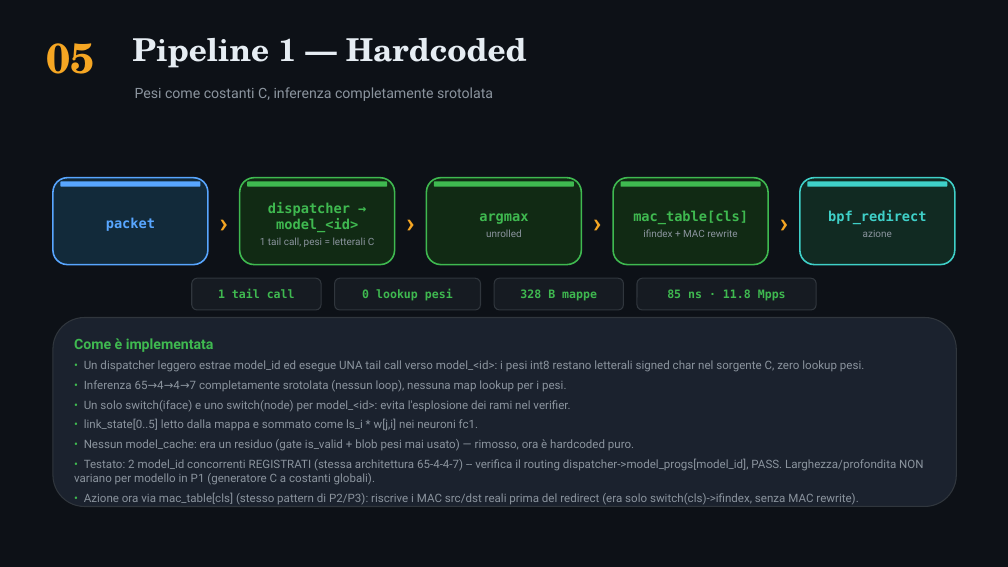
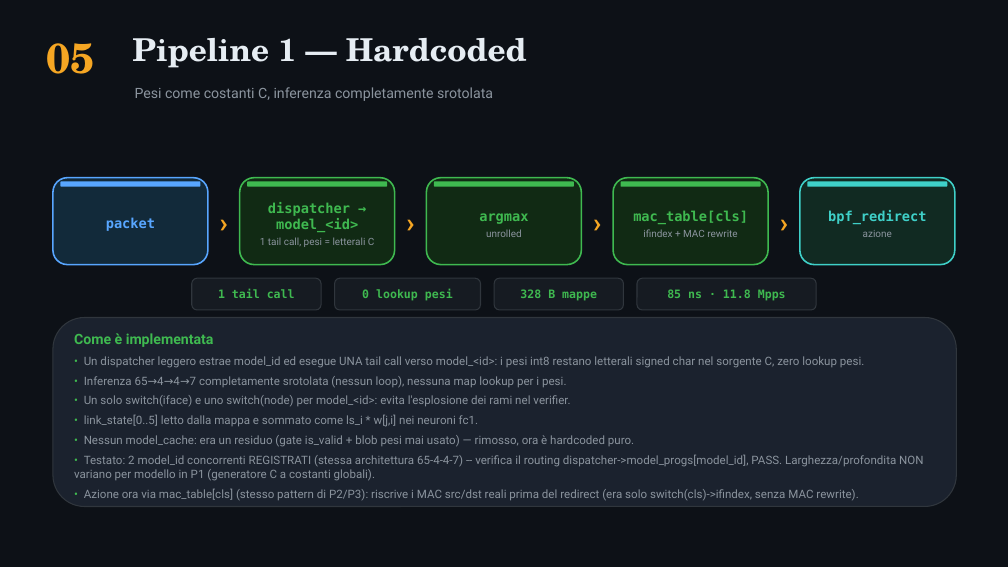
Before and after one commit to ettore-cantile/ipa_lab, a slide deck: slide 6 of docs/IPA_eBPF_pipelines.pptx. Drawn at 1008x567 pixels with LibreOffice and Linux fonts; fonts in the diff are those of the drawing. Boxes give left, top, right and bottom in pixels: in the first picture for what was removed or moved away, otherwise in the second. Text is boxed around its words. In the diff, an @@ line names an element or a change of style, - is before the commit and + after.

```diff
--- a/docs/IPA_eBPF_pipelines.pptx
+++ b/docs/IPA_eBPF_pipelines.pptx
@@ text "Come è implementata" moved from (x1=74, y1=338, x2=923, y2=504) to (x1=74, y1=333, x2=923, y2=500) @@
```
Also in this commit, not shown: 1 other slide changed.
